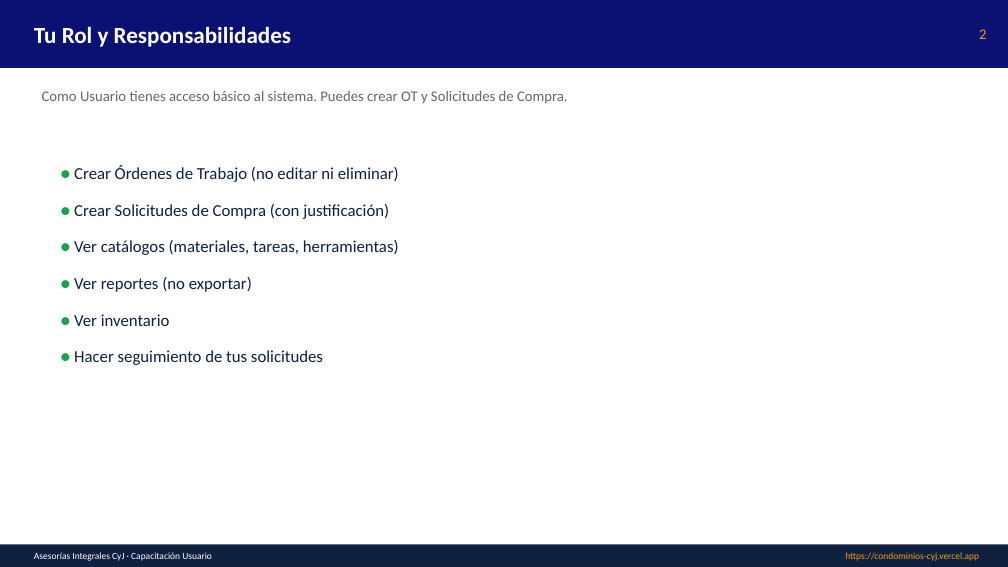
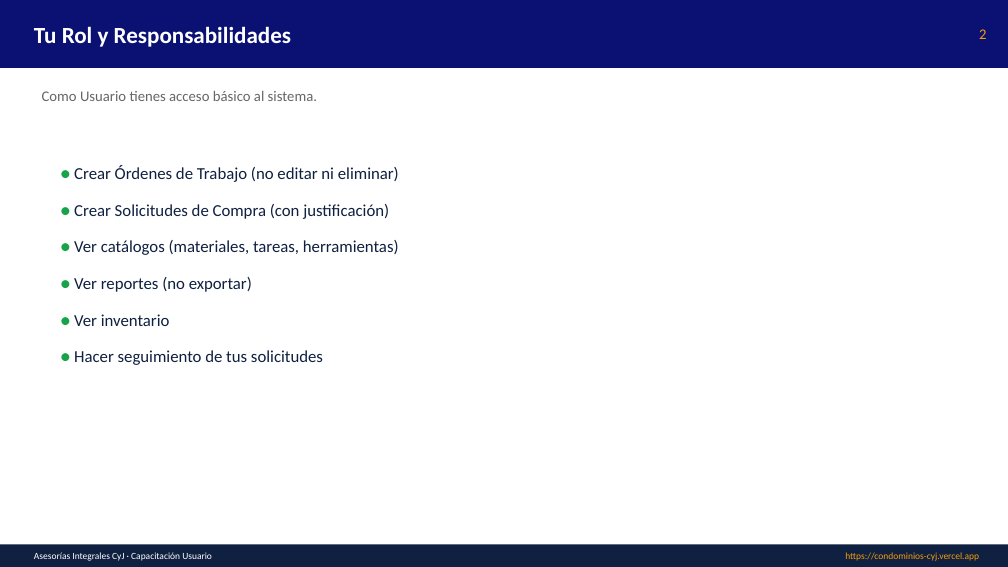
Before and after one commit to asesoriasintegralescyj-stack/condominios-cyj, a slide deck: slide 2 of public/manuales/Capacitacion_Usuario.pptx. Drawn at 1008x567 pixels with LibreOffice and Linux fonts; fonts in the diff are those of the drawing. Boxes give left, top, right and bottom in pixels: in the first picture for what was removed or moved away, otherwise in the second. Text is boxed around its words. In the diff, an @@ line names an element or a change of style, - is before the commit and + after.

Commit message:
docs: manuales y capacitaciones con capturas de pantalla reales (v1.1)
- 16 capturas de pantalla del sistema real agregadas a /public/manuales/imagenes/
- Manual Word actualizado con imágenes embebidas en cada sección (3.1 MB)
- 6 capacitaciones PPT actualizadas con slides de capturas:
  * Administrador: 14 slides con 9 capturas (1.3 MB)
  * Supervisor: 12 slides con 5 capturas (699 KB)
  * Usuario: 10 slides con 4 capturas (536 KB)
  * Personal: 9 slides con 3 capturas (449 KB)
  * Auditor: 9 slides con 4 capturas (525 KB)
  * Guardia: 9 slides con 2 capturas (776 KB)
- Versión actualizada a v1.1 en ManualesModule y manuales-guardia

Capturas incluidas:
01_login, 02_dashboard, 03_ot_listado, 04_proyectos, 05_rondas,
06_solicitudes_compra, 07_usuarios, 08_permisos, 09_manuales,
10_ot_crear, 11_sc_crear, 12_usuario_crear, 13_recuperar_password,
14_guardia_rondas, 15_guardia_manuales, 16_reset_password

```diff
--- a/public/manuales/Capacitacion_Usuario.pptx
+++ b/public/manuales/Capacitacion_Usuario.pptx
@@ text at (x1=42, y1=91, x2=317, y2=101): text changed @@
-Como Usuario tienes acceso básico al sistema. Puedes crear OT y Solicitudes de Compra.
+Como Usuario tienes acceso básico al sistema.
```
Also in this commit, not shown: 8 other slides changed, 24 other files.
